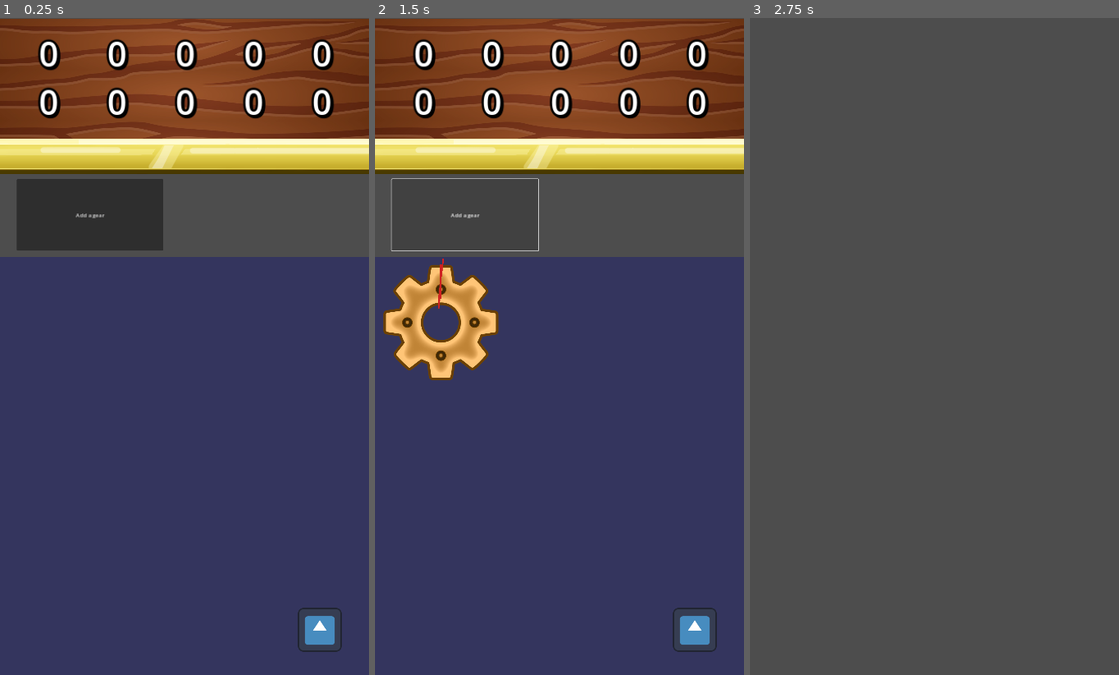
Above: before the commit, frames 1-3 (left to right).
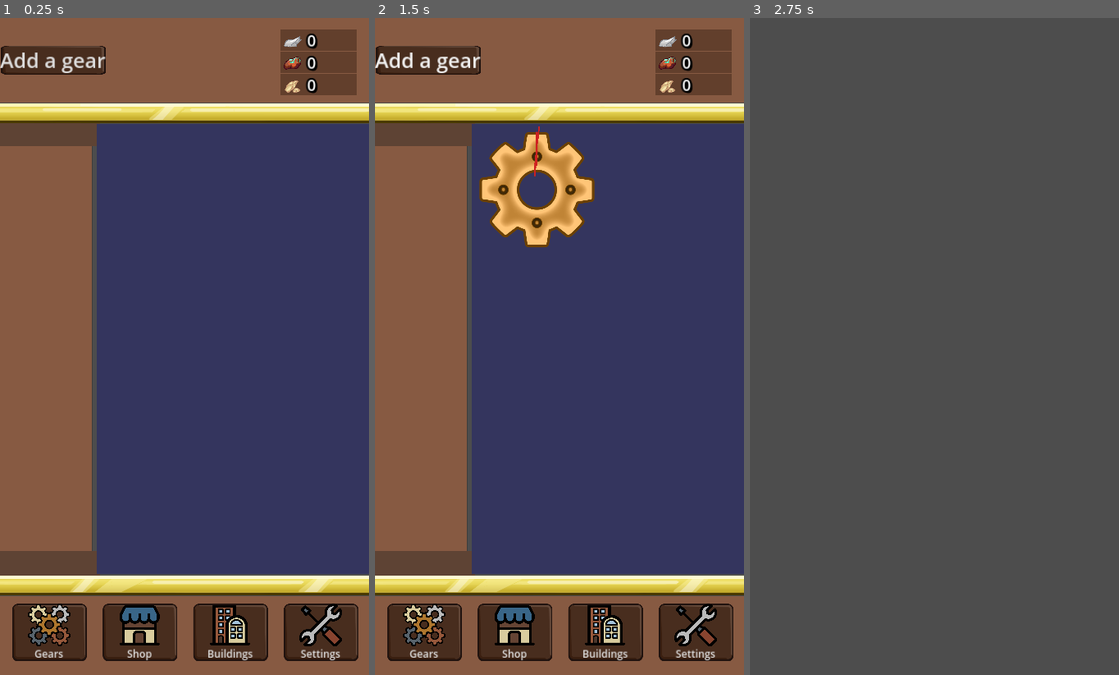
Above: after the commit, the same moments.

Repository: IIS-Mobile/PGiAnUP_zima_2024_stacjonarne_Catblast_Studio
Game: Godot game, scene res://scenes/main.tscn
The game is run twice, just before and just after one commit, with the same random seed, the same clock (stepped at 60 frames per second) and the same inputs. The engine's default icon, where the game draws it, is replaced by a stand-in: a white triangle on a blue panel in a dark square.
Inputs (mouse positions are in pixels of both pictures, inside the frame that each line leads up to; where the layout moved, square brackets give the same spot in the first picture):
- Up to frame 1 (0.25 s): no input
- Up to frame 2 (1.5 s): click (655, 366) [559, 497] at 0.5 s; click "Add a gear" at 1.25 s
- Up to frame 3 (2.75 s): click (1071, 629) at 2.02 s

The runs differ from the first frame. In frame 1, 63% of the frame differs, in the area x 0-100%, y 0-100%; in frame 2, 63%; in frame 3, nothing differs.

Commit message:
Interface based on Vbox Container

Diff:
--- /dev/null
+++ b/assets/Shaders/round_corner.gdshader
@@ -0,0 +1,20 @@
+shader_type canvas_item;
+
+uniform float radius_top_left = 20.0; // Promień zaokrąglenia dla górnego-lewego rogu
+uniform vec4 color : source_color;    // Kolor tła (ustawiany w Inspectorze)
+uniform vec2 rect_size;               // Rozmiar ColorRect, trzeba ustawić ręcznie
+
+void fragment() {
+    // Normalizujemy współrzędne UV względem rozmiaru prostokąta
+    vec2 uv = FRAGCOORD.xy / rect_size;
+
+    // Obliczamy proporcję promienia względem wielkości ColorRect
+    float border = radius_top_left / min(rect_size.x, rect_size.y);
+
+    // Zaokrąglamy tylko górny-lewy róg
+    float tl = smoothstep(0.0, border, length(uv - vec2(border, border)));
+
+    // Ustawiamy kolor z uwzględnieniem przezroczystości dla zaokrąglonego rogu
+    float alpha = 1.0 - tl;
+    COLOR = vec4(color.rgb, color.a * alpha);
+}
--- /dev/null
+++ b/assets/themes/Ui_theme.tres
@@ -0,0 +1,27 @@
+[gd_resource type="Theme" load_steps=7 format=3 uid="uid://bj5ti8cjyws43"]
+
+[ext_resource type="Texture2D" uid="uid://c8464072q3ron" path="res://assets/art/ui/ten.png" id="1_cehnv"]
+
+[sub_resource type="StyleBoxTexture" id="StyleBoxTexture_ihxls"]
+texture = ExtResource("1_cehnv")
+
+[sub_resource type="StyleBoxTexture" id="StyleBoxTexture_jvylk"]
+texture = ExtResource("1_cehnv")
+
+[sub_resource type="StyleBoxTexture" id="StyleBoxTexture_fs3by"]
+texture = ExtResource("1_cehnv")
+
+[sub_resource type="StyleBoxTexture" id="StyleBoxTexture_mlgol"]
+texture = ExtResource("1_cehnv")
+
+[sub_resource type="StyleBoxTexture" id="StyleBoxTexture_ir71y"]
+texture = ExtResource("1_cehnv")
+
+[resource]
+Button/constants/h_separation = 20
+Button/font_sizes/font_size = 15
+Button/styles/disabled = SubResource("StyleBoxTexture_ihxls")
+Button/styles/focus = SubResource("StyleBoxTexture_jvylk")
+Button/styles/hover = SubResource("StyleBoxTexture_fs3by")
+Button/styles/normal = SubResource("StyleBoxTexture_mlgol")
+Button/styles/pressed = SubResource("StyleBoxTexture_ir71y")
--- a/scenes/main.gd
+++ b/scenes/main.gd
@@ -3,7 +3,7 @@
 @onready var counter = [get_node("UI/Labels/Label_resource1"),get_node("UI/Labels/Label_resource2"),get_node("UI/Labels/Label_resource3"),get_node("UI/Labels/Label_resource4")]
 
 func _on_gear_button_pressed() -> void:
-	$GearContainer.add_gear()
+	$UI/VBoxContainer/HSplitContainer/ScrollContainer/GearContainer.add_gear()
 
 func _on_gear_container_rotation_completed(index: Variant) -> void:
 	#TODO: placeholder
--- a/scenes/main.tscn
+++ b/scenes/main.tscn
@@ -1,289 +1,302 @@
-[gd_scene load_steps=7 format=3 uid="uid://it1f3q7bl4le"]
+[gd_scene load_steps=14 format=3 uid="uid://it1f3q7bl4le"]
 
 [ext_resource type="Script" path="res://scenes/main.gd" id="1_j8ibr"]
-[ext_resource type="Texture2D" uid="uid://bq470tchb8vjo" path="res://assets/art/ui/wood.jpg" id="3_xe51y"]
+[ext_resource type="Theme" uid="uid://bj5ti8cjyws43" path="res://assets/themes/Ui_theme.tres" id="3_0qc7x"]
+[ext_resource type="Texture2D" uid="uid://dvk7v1rqei08c" path="res://assets/art/resources/1_tin/Tin_T1.png" id="3_bdyte"]
+[ext_resource type="Texture2D" uid="uid://5h4d6r5aybx" path="res://assets/art/resources/2_copper/copper_T1.png" id="4_d84fd"]
 [ext_resource type="Texture2D" uid="uid://cnsteap44dgdy" path="res://assets/art/ui/golden_bar2.png" id="4_uhjoh"]
-[ext_resource type="Texture2D" uid="uid://gni83whcoogs" path="res://assets/icon.svg" id="5_1isqj"]
+[ext_resource type="Texture2D" uid="uid://bdfmmoyt6estb" path="res://assets/art/icon/gear_icon.png" id="5_7il7n"]
+[ext_resource type="Texture2D" uid="uid://hpqsico8imbj" path="res://assets/art/ui/golden_bar1.png" id="5_f3sw0"]
+[ext_resource type="Texture2D" uid="uid://dchpv1fiui3et" path="res://assets/art/resources/3_brass/Brass_T1.png" id="5_gw5py"]
+[ext_resource type="Texture2D" uid="uid://bmun0fqln8ho7" path="res://assets/art/icon/shop_icon.png" id="5_ippsu"]
 [ext_resource type="PackedScene" uid="uid://cyjejqvy7vq4q" path="res://scenes/gear_container.tscn" id="6_8ut51"]
 [ext_resource type="Script" path="res://scenes/shop_button.gd" id="6_d7ejv"]
+[ext_resource type="Texture2D" uid="uid://d3kycq0xfeywc" path="res://assets/art/icon/buildings_icon.png" id="8_3q7uw"]
+[ext_resource type="Texture2D" uid="uid://su71b1283l87" path="res://assets/art/icon/settings_icon.png" id="9_hpub3"]
 
 [node name="Node2D" type="Node2D"]
 script = ExtResource("1_j8ibr")
 
-[node name="GearContainer" parent="." instance=ExtResource("6_8ut51")]
-position = Vector2(1, 698)
-
 [node name="UI" type="CanvasLayer" parent="."]
 
-[node name="WoodenBar2" type="Sprite2D" parent="UI"]
-modulate = Color(0.678944, 0.678944, 0.678944, 1)
-z_index = 6
-position = Vector2(536, 181)
-scale = Vector2(0.570312, 0.643761)
-texture = ExtResource("3_xe51y")
-region_enabled = true
-region_rect = Rect2(0, 0, 1920, 553.025)
-
-[node name="GoldenBar2" type="Sprite2D" parent="UI"]
-z_index = 7
-position = Vector2(539.5, 405)
-scale = Vector2(0.57, 0.57)
-texture = ExtResource("4_uhjoh")
-
-[node name="Labels" type="Control" parent="UI"]
-layout_mode = 3
-anchors_preset = 0
-offset_top = 35.0
-offset_right = 40.0
-offset_bottom = 75.0
-metadata/_edit_use_anchors_ = true
-
-[node name="Label_resource1" type="Label" parent="UI/Labels"]
+[node name="VBoxContainer" type="VBoxContainer" parent="UI"]
+anchors_preset = 15
+anchor_right = 1.0
+anchor_bottom = 1.0
+grow_horizontal = 2
+grow_vertical = 2
+
+[node name="ColorRect" type="ColorRect" parent="UI/VBoxContainer"]
+custom_minimum_size = Vector2(0, 246.15)
+layout_mode = 2
+size_flags_horizontal = 3
+size_flags_vertical = 8
+color = Color(0.529412, 0.352941, 0.258824, 1)
+
+[node name="gear_button" type="Button" parent="UI/VBoxContainer/ColorRect"]
+layout_mode = 1
+anchors_preset = 4
+anchor_top = 0.5
+anchor_bottom = 0.5
+offset_top = -41.5
+offset_right = 309.0
+offset_bottom = 41.5
+grow_vertical = 2
+theme = ExtResource("3_0qc7x")
+theme_override_font_sizes/font_size = 60
+text = "Add a gear"
+
+[node name="Resource1" type="ColorRect" parent="UI/VBoxContainer/ColorRect"]
+layout_mode = 1
+anchors_preset = 15
+anchor_right = 1.0
+anchor_bottom = 1.0
+offset_left = 822.0
+offset_top = 34.15
+offset_right = -37.0
+offset_bottom = -151.0
+grow_horizontal = 2
+grow_vertical = 2
+color = Color(0.384792, 0.247918, 0.17197, 1)
+
+[node name="Label_resource2" type="Label" parent="UI/VBoxContainer/ColorRect/Resource1"]
 z_index = 9
 layout_mode = 1
-anchors_preset = 5
-anchor_left = 0.5
-anchor_right = 0.5
-offset_left = 80.0
-offset_right = 166.0
-offset_bottom = 205.0
+anchors_preset = -1
+anchor_right = 0.995611
+anchor_bottom = 1.0
+offset_left = 77.0
+offset_top = -1.0
+offset_right = -0.030014
+offset_bottom = 1.0
 grow_horizontal = 2
 theme_override_colors/font_color = Color(1, 1, 1, 1)
 theme_override_colors/font_shadow_color = Color(0, 0, 0, 1)
 theme_override_colors/font_outline_color = Color(0, 0, 0, 1)
 theme_override_constants/shadow_offset_x = 5
 theme_override_constants/shadow_offset_y = 5
-theme_override_constants/outline_size = 25
-theme_override_constants/shadow_outline_size = 20
-theme_override_font_sizes/font_size = 100
+theme_override_constants/outline_size = 20
+theme_override_constants/shadow_outline_size = 5
+theme_override_font_sizes/font_size = 45
 text = "0"
-horizontal_alignment = 1
 metadata/_edit_use_anchors_ = true
 
-[node name="Label_resource2" type="Label" parent="UI/Labels"]
+[node name="Sprite2D" type="Sprite2D" parent="UI/VBoxContainer/ColorRect/Resource1"]
+position = Vector2(33.5, 33.65)
+scale = Vector2(0.134, 0.134)
+texture = ExtResource("3_bdyte")
+
+[node name="Resource2" type="ColorRect" parent="UI/VBoxContainer/ColorRect"]
+layout_mode = 1
+anchors_preset = 15
+anchor_right = 1.0
+anchor_bottom = 1.0
+offset_left = 822.0
+offset_top = 99.15
+offset_right = -37.0
+offset_bottom = -86.0
+grow_horizontal = 2
+grow_vertical = 2
+color = Color(0.384792, 0.247918, 0.17197, 1)
+
+[node name="Label_resource2" type="Label" parent="UI/VBoxContainer/ColorRect/Resource2"]
 z_index = 9
 layout_mode = 1
-anchors_preset = 5
-anchor_left = 0.5
-anchor_right = 0.5
-offset_left = 280.0
-offset_right = 366.0
-offset_bottom = 205.0
+anchors_preset = -1
+anchor_right = 0.995611
+anchor_bottom = 1.0
+offset_left = 77.0
+offset_top = -1.0
+offset_right = -0.030014
+offset_bottom = 1.0
 grow_horizontal = 2
 theme_override_colors/font_color = Color(1, 1, 1, 1)
 theme_override_colors/font_shadow_color = Color(0, 0, 0, 1)
 theme_override_colors/font_outline_color = Color(0, 0, 0, 1)
 theme_override_constants/shadow_offset_x = 5
 theme_override_constants/shadow_offset_y = 5
-theme_override_constants/outline_size = 25
-theme_override_constants/shadow_outline_size = 20
-theme_override_font_sizes/font_size = 100
+theme_override_constants/outline_size = 20
+theme_override_constants/shadow_outline_size = 5
+theme_override_font_sizes/font_size = 45
 text = "0"
-horizontal_alignment = 1
 metadata/_edit_use_anchors_ = true
 
-[node name="Label_resource3" type="Label" parent="UI/Labels"]
+[node name="Sprite2D" type="Sprite2D" parent="UI/VBoxContainer/ColorRect/Resource2"]
+position = Vector2(33.5, 33.65)
+scale = Vector2(0.134, 0.134)
+texture = ExtResource("4_d84fd")
+
+[node name="Resource3" type="ColorRect" parent="UI/VBoxContainer/ColorRect"]
+layout_mode = 1
+anchors_preset = 15
+anchor_right = 1.0
+anchor_bottom = 1.0
+offset_left = 822.0
+offset_top = 164.15
+offset_right = -37.0
+offset_bottom = -21.0
+grow_horizontal = 2
+grow_vertical = 2
+color = Color(0.384792, 0.247918, 0.17197, 1)
+
+[node name="Label_resource1" type="Label" parent="UI/VBoxContainer/ColorRect/Resource3"]
 z_index = 9
 layout_mode = 1
-anchors_preset = 5
-anchor_left = 0.5
-anchor_right = 0.5
-offset_left = 480.0
-offset_right = 566.0
-offset_bottom = 205.0
+anchors_preset = -1
+anchor_right = 0.995611
+anchor_bottom = 1.0
+offset_left = 77.0
+offset_top = -1.0
+offset_right = -0.030014
+offset_bottom = 1.0
 grow_horizontal = 2
 theme_override_colors/font_color = Color(1, 1, 1, 1)
 theme_override_colors/font_shadow_color = Color(0, 0, 0, 1)
 theme_override_colors/font_outline_color = Color(0, 0, 0, 1)
 theme_override_constants/shadow_offset_x = 5
 theme_override_constants/shadow_offset_y = 5
-theme_override_constants/outline_size = 25
-theme_override_constants/shadow_outline_size = 20
-theme_override_font_sizes/font_size = 100
+theme_override_constants/outline_size = 20
+theme_override_constants/shadow_outline_size = 5
+theme_override_font_sizes/font_size = 45
 text = "0"
-horizontal_alignment = 1
 metadata/_edit_use_anchors_ = true
 
-[node name="Label_resource4" type="Label" parent="UI/Labels"]
-z_index = 9
-layout_mode = 1
-anchors_preset = 5
-anchor_left = 0.5
-anchor_right = 0.5
-offset_left = 680.0
-offset_right = 766.0
-offset_bottom = 205.0
-grow_horizontal = 2
-theme_override_colors/font_color = Color(1, 1, 1, 1)
-theme_override_colors/font_shadow_color = Color(0, 0, 0, 1)
-theme_override_colors/font_outline_color = Color(0, 0, 0, 1)
-theme_override_constants/shadow_offset_x = 5
-theme_override_constants/shadow_offset_y = 5
-theme_override_constants/outline_size = 25
-theme_override_constants/shadow_outline_size = 20
-theme_override_font_sizes/font_size = 100
-text = "0"
-horizontal_alignment = 1
-metadata/_edit_use_anchors_ = true
-
-[node name="Label_resource5" type="Label" parent="UI/Labels"]
-z_index = 9
-layout_mode = 1
-anchors_preset = 5
-anchor_left = 0.5
-anchor_right = 0.5
-offset_left = 880.0
-offset_right = 966.0
-offset_bottom = 205.0
-grow_horizontal = 2
-theme_override_colors/font_color = Color(1, 1, 1, 1)
-theme_override_colors/font_shadow_color = Color(0, 0, 0, 1)
-theme_override_colors/font_outline_color = Color(0, 0, 0, 1)
-theme_override_constants/shadow_offset_x = 5
-theme_override_constants/shadow_offset_y = 5
-theme_override_constants/outline_size = 25
-theme_override_constants/shadow_outline_size = 20
-theme_override_font_sizes/font_size = 100
-text = "0"
-horizontal_alignment = 1
-metadata/_edit_use_anchors_ = true
-
-[node name="Label_resource6" type="Label" parent="UI/Labels"]
-z_index = 9
-layout_mode = 1
-anchors_preset = 5
-anchor_left = 0.5
-anchor_right = 0.5
-offset_left = 80.0
-offset_top = 141.0
-offset_right = 166.0
-offset_bottom = 346.0
-grow_horizontal = 2
-theme_override_colors/font_color = Color(1, 1, 1, 1)
-theme_override_colors/font_shadow_color = Color(0, 0, 0, 1)
-theme_override_colors/font_outline_color = Color(0, 0, 0, 1)
-theme_override_constants/shadow_offset_x = 5
-theme_override_constants/shadow_offset_y = 5
-theme_override_constants/outline_size = 25
-theme_override_constants/shadow_outline_size = 20
-theme_override_font_sizes/font_size = 100
-text = "0"
-horizontal_alignment = 1
-metadata/_edit_use_anchors_ = true
-
-[node name="Label_resource7" type="Label" parent="UI/Labels"]
-z_index = 9
-layout_mode = 1
-anchors_preset = 5
-anchor_left = 0.5
-anchor_right = 0.5
-offset_left = 280.0
-offset_top = 141.0
-offset_right = 366.0
-offset_bottom = 346.0
-grow_horizontal = 2
-theme_override_colors/font_color = Color(1, 1, 1, 1)
-theme_override_colors/font_shadow_color = Color(0, 0, 0, 1)
-theme_override_colors/font_outline_color = Color(0, 0, 0, 1)
-theme_override_constants/shadow_offset_x = 5
-theme_override_constants/shadow_offset_y = 5
-theme_override_constants/outline_size = 25
-theme_override_constants/shadow_outline_size = 20
-theme_override_font_sizes/font_size = 100
-text = "0"
-horizontal_alignment = 1
-metadata/_edit_use_anchors_ = true
-
-[node name="Label_resource8" type="Label" parent="UI/Labels"]
-z_index = 9
-layout_mode = 1
-anchors_preset = 5
-anchor_left = 0.5
-anchor_right = 0.5
-offset_left = 480.0
-offset_top = 141.0
-offset_right = 566.0
-offset_bottom = 346.0
-grow_horizontal = 2
-theme_override_colors/font_color = Color(1, 1, 1, 1)
-theme_override_colors/font_shadow_color = Color(0, 0, 0, 1)
-theme_override_colors/font_outline_color = Color(0, 0, 0, 1)
-theme_override_constants/shadow_offset_x = 5
-theme_override_constants/shadow_offset_y = 5
-theme_override_constants/outline_size = 25
-theme_override_constants/shadow_outline_size = 20
-theme_override_font_sizes/font_size = 100
-text = "0"
-horizontal_alignment = 1
-metadata/_edit_use_anchors_ = true
-
-[node name="Label_resource9" type="Label" parent="UI/Labels"]
-z_index = 9
-layout_mode = 1
-anchors_preset = 5
-anchor_left = 0.5
-anchor_right = 0.5
-offset_left = 680.0
-offset_top = 141.0
-offset_right = 766.0
-offset_bottom = 346.0
-grow_horizontal = 2
-theme_override_colors/font_color = Color(1, 1, 1, 1)
-theme_override_colors/font_shadow_color = Color(0, 0, 0, 1)
-theme_override_colors/font_outline_color = Color(0, 0, 0, 1)
-theme_override_constants/shadow_offset_x = 5
-theme_override_constants/shadow_offset_y = 5
-theme_override_constants/outline_size = 25
-theme_override_constants/shadow_outline_size = 20
-theme_override_font_sizes/font_size = 100
-text = "0"
-horizontal_alignment = 1
-metadata/_edit_use_anchors_ = true
-
-[node name="Label_resource10" type="Label" parent="UI/Labels"]
-z_index = 9
-layout_mode = 1
-anchors_preset = 5
-anchor_left = 0.5
-anchor_right = 0.5
-offset_left = 880.0
-offset_top = 141.0
-offset_right = 966.0
-offset_bottom = 346.0
-grow_horizontal = 2
-theme_override_colors/font_color = Color(1, 1, 1, 1)
-theme_override_colors/font_shadow_color = Color(0, 0, 0, 1)
-theme_override_colors/font_outline_color = Color(0, 0, 0, 1)
-theme_override_constants/shadow_offset_x = 5
-theme_override_constants/shadow_offset_y = 5
-theme_override_constants/outline_size = 25
-theme_override_constants/shadow_outline_size = 20
-theme_override_font_sizes/font_size = 100
-text = "0"
-horizontal_alignment = 1
-
-[node name="shopButton" type="TextureButton" parent="UI"]
-anchors_preset = 3
-anchor_left = 1.0
+[node name="Sprite2D" type="Sprite2D" parent="UI/VBoxContainer/ColorRect/Resource3"]
+position = Vector2(34, 34)
+scale = Vector2(0.134, 0.134)
+texture = ExtResource("5_gw5py")
+
+[node name="GoldenBarUp" type="TextureRect" parent="UI/VBoxContainer"]
+z_index = 7
+custom_minimum_size = Vector2(0, 56.38)
+layout_mode = 2
+size_flags_horizontal = 7
+texture = ExtResource("4_uhjoh")
+expand_mode = 1
+
+[node name="HSplitContainer" type="HSplitContainer" parent="UI/VBoxContainer"]
+layout_mode = 2
+size_flags_vertical = 3
+
+[node name="Panel" type="Panel" parent="UI/VBoxContainer/HSplitContainer"]
+custom_minimum_size = Vector2(270, 0)
+layout_mode = 2
+
+[node name="ColorRect" type="ColorRect" parent="UI/VBoxContainer/HSplitContainer/Panel"]
+layout_mode = 1
+anchors_preset = 15
+anchor_right = 1.0
+anchor_bottom = 1.0
+grow_horizontal = 2
+grow_vertical = 2
+color = Color(0.529412, 0.352941, 0.258824, 1)
+
+[node name="BottomEmblem" type="ColorRect" parent="UI/VBoxContainer/HSplitContainer/Panel"]
+layout_mode = 1
+anchors_preset = 2
 anchor_top = 1.0
-anchor_right = 1.0
-anchor_bottom = 1.0
-offset_left = -208.0
-offset_top = -196.0
-offset_right = -80.0
-offset_bottom = -68.0
-grow_horizontal = 0
+anchor_bottom = 1.0
+offset_top = -68.0
+offset_right = 294.0
+offset_bottom = 4.0
 grow_vertical = 0
-texture_normal = ExtResource("5_1isqj")
-texture_pressed = ExtResource("5_1isqj")
+color = Color(0.368627, 0.262745, 0.203922, 1)
+
+[node name="TopEmblem" type="ColorRect" parent="UI/VBoxContainer/HSplitContainer/Panel"]
+layout_mode = 1
+offset_top = -11.0
+offset_right = 294.0
+offset_bottom = 64.0
+color = Color(0.368627, 0.262745, 0.203922, 1)
+
+[node name="ScrollContainer" type="ScrollContainer" parent="UI/VBoxContainer/HSplitContainer"]
+layout_mode = 2
+size_flags_vertical = 3
+
+[node name="GearContainer" parent="UI/VBoxContainer/HSplitContainer/ScrollContainer" instance=ExtResource("6_8ut51")]
+
+[node name="GoldenBarDown" type="TextureRect" parent="UI/VBoxContainer"]
+z_index = 7
+custom_minimum_size = Vector2(0, 56.38)
+layout_mode = 2
+size_flags_horizontal = 7
+texture = ExtResource("5_f3sw0")
+expand_mode = 1
+
+[node name="ColorRectDown" type="ColorRect" parent="UI/VBoxContainer"]
+custom_minimum_size = Vector2(0, 230.295)
+layout_mode = 2
+size_flags_horizontal = 3
+size_flags_vertical = 8
+color = Color(0.529245, 0.35388, 0.257247, 1)
+
+[node name="HBoxButtonContainer" type="HBoxContainer" parent="UI/VBoxContainer/ColorRectDown"]
+custom_minimum_size = Vector2(0, -18.6)
+layout_mode = 1
+anchors_preset = 12
+anchor_top = 1.0
+anchor_right = 1.0
+anchor_bottom = 1.0
+offset_left = 34.0
+offset_top = -208.295
+offset_right = -31.0
+offset_bottom = -40.295
+grow_horizontal = 2
+grow_vertical = 0
+theme_override_constants/separation = 45
+alignment = 1
+
+[node name="Gear\'Button" type="Button" parent="UI/VBoxContainer/ColorRectDown/HBoxButtonContainer"]
+custom_minimum_size = Vector2(220, 0)
+layout_mode = 2
+theme = ExtResource("3_0qc7x")
+theme_override_font_sizes/font_size = 30
+keep_pressed_outside = true
+text = "Gears"
+icon = ExtResource("5_7il7n")
+icon_alignment = 1
+vertical_icon_alignment = 0
+expand_icon = true
 script = ExtResource("6_d7ejv")
 
-[node name="gear_button" type="Button" parent="."]
-offset_left = 49.0
-offset_top = 471.0
-offset_right = 478.0
-offset_bottom = 680.0
-text = "Add a gear"
-
-[connection signal="rotation_completed" from="GearContainer" to="." method="_on_gear_container_rotation_completed"]
-[connection signal="pressed" from="gear_button" to="." method="_on_gear_button_pressed"]
+[node name="ShopButton" type="Button" parent="UI/VBoxContainer/ColorRectDown/HBoxButtonContainer"]
+custom_minimum_size = Vector2(220, 0)
+layout_mode = 2
+theme = ExtResource("3_0qc7x")
+theme_override_font_sizes/font_size = 30
+keep_pressed_outside = true
+text = "Shop"
+icon = ExtResource("5_ippsu")
+icon_alignment = 1
+vertical_icon_alignment = 0
+expand_icon = true
+script = ExtResource("6_d7ejv")
+
+[node name="BuildingsButton" type="Button" parent="UI/VBoxContainer/ColorRectDown/HBoxButtonContainer"]
+custom_minimum_size = Vector2(220, 0)
+layout_mode = 2
+theme = ExtResource("3_0qc7x")
+theme_override_font_sizes/font_size = 30
+keep_pressed_outside = true
+text = "Buildings"
+icon = ExtResource("8_3q7uw")
+icon_alignment = 1
+vertical_icon_alignment = 0
+expand_icon = true
+script = ExtResource("6_d7ejv")
+
+[node name="SettingsButton" type="Button" parent="UI/VBoxContainer/ColorRectDown/HBoxButtonContainer"]
+custom_minimum_size = Vector2(220, 0)
+layout_mode = 2
+theme = ExtResource("3_0qc7x")
+theme_override_font_sizes/font_size = 30
+keep_pressed_outside = true
+text = "Settings"
+icon = ExtResource("9_hpub3")
+icon_alignment = 1
+vertical_icon_alignment = 0
+expand_icon = true
+script = ExtResource("6_d7ejv")
+
+[connection signal="pressed" from="UI/VBoxContainer/ColorRect/gear_button" to="." method="_on_gear_button_pressed"]
+[connection signal="rotation_completed" from="UI/VBoxContainer/HSplitContainer/ScrollContainer/GearContainer" to="." method="_on_gear_container_rotation_completed"]
--- a/scenes/resource_popup.tscn
+++ b/scenes/resource_popup.tscn
@@ -1,7 +1,7 @@
-[gd_scene load_steps=6 format=3 uid="uid://1svdgnyib5l1"]
+[gd_scene load_steps=6 format=3 uid="uid://cq8mg61kyc58c"]
 
-[ext_resource type="Texture2D" uid="uid://gni83whcoogs" path="res://assets/icon.svg" id="1_fw8jj"]
 [ext_resource type="Script" path="res://scenes/resource_popup.gd" id="1_qkf70"]
+[ext_resource type="Texture2D" uid="uid://dvk7v1rqei08c" path="res://assets/art/resources/1_tin/Tin_T1.png" id="2_dxht0"]
 
 [sub_resource type="Animation" id="Animation_16lk8"]
 length = 0.001
@@ -99,9 +99,9 @@
 }
 
 [node name="TextureRect" type="Sprite2D" parent="."]
-position = Vector2(44, 45)
-scale = Vector2(0.659654, 0.659654)
-texture = ExtResource("1_fw8jj")
+position = Vector2(59, 39)
+scale = Vector2(0.157827, 0.157827)
+texture = ExtResource("2_dxht0")
 metadata/_edit_use_anchors_ = true
 
 [node name="Label" type="Label" parent="."]
@@ -113,7 +113,8 @@
 offset_right = 164.0
 offset_bottom = 66.0
 theme_override_font_sizes/font_size = 32
-text = "TEST"
+text = "+1
+"
 vertical_alignment = 1
 metadata/_edit_use_anchors_ = true
 
--- a/scenes/shop_button.gd
+++ b/scenes/shop_button.gd
@@ -1,4 +1,4 @@
-extends TextureButton
+extends Button
 
 # Function to handle the scene change
 func on_button_pressed():
Binary file added: assets/art/icon/buildings_icon.png
Not shown, added: assets/art/icon/buildings_icon.png.import
Binary file added: assets/art/icon/gear_icon.png
Not shown, added: assets/art/icon/gear_icon.png.import
Binary file added: assets/art/icon/settings_icon.png
Not shown, added: assets/art/icon/settings_icon.png.import
Binary file added: assets/art/icon/shop_icon.png
Not shown, added: assets/art/icon/shop_icon.png.import
Binary file added: assets/art/resources/10_electrum/electrum_T1.png
Not shown, added: assets/art/resources/10_electrum/electrum_T1.png.import
Binary file added: assets/art/resources/1_tin/Tin_T1.png
Not shown, added: assets/art/resources/1_tin/Tin_T1.png.import
(and 18 more such lines)
